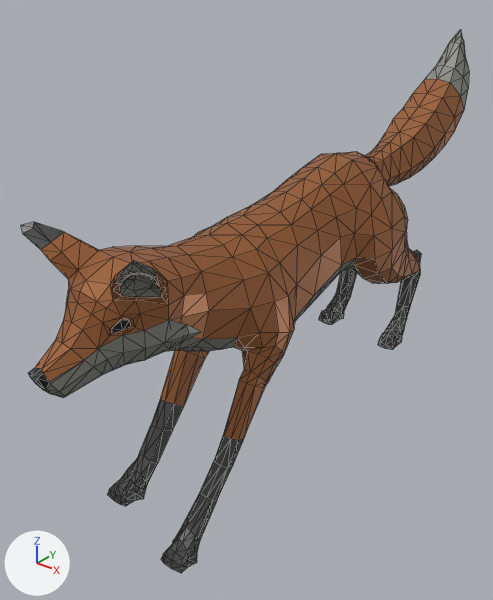
The glTF model assets/models/cc0_fox.glb as it was, and as the next commit left it.
Before and after are seen from a 50 mm camera at (2.92, -4.68, 4.7) aimed at (-0.4, -0.54, 2.14). Lighting does not change. The marker at lower left points along +X, +Y and +Z. The older version comes first. Both versions are drawn at frame 17 of the action 'AnimalArmature|Jump_ToIdle'; the numbers are the values there. Mesh edges are drawn as thin lines. Vertices at exactly the same position are counted once.

In view in the first picture: 'Fox'.
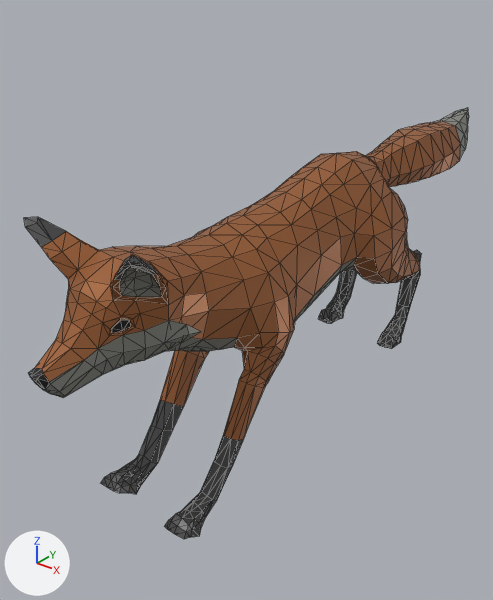
Patch to the scene script:
```diff
--- a/assets/models/cc0_fox.glb.py
+++ b/assets/models/cc0_fox.glb.py
@@ img_tex_mat_foxatlas_col @@
+img_tex_mat_foxatlas_col = load_image('Tex_Mat_FoxAtlas_Col', '_unpacked/Tex_Mat_FoxAtlas_Col', 128, 64, 'sRGB')
@@ img_tex_mat_foxatlas_orm @@
+img_tex_mat_foxatlas_orm = load_image('Tex_Mat_FoxAtlas_ORM', '_unpacked/Tex_Mat_FoxAtlas_ORM', 128, 64, 'Non-Color')
@@ mat_mat_foxatlas @@
+mat_mat_foxatlas = bpy.data.materials.new('Mat_FoxAtlas')
+# uses the picture img_tex_mat_foxatlas_col
+# uses the picture img_tex_mat_foxatlas_orm
@@ me_fox @@
 # used by ob_fox; location = (0.0, 0.0, 0.0); rotation_euler = (-1.571, 0.0, 0.0), in degrees (-90, 0, 0); scale = (100.0, 100.0, 100.0)
-me_fox.from_pydata(...)  # 926 vertices, 1848 faces; spans x -0.006..0.0053, y -0.0416..-0.0092, z -0.0287..0.0243
-me_fox.materials.append(mat_main_light)  # grey #93958d
-me_fox.materials.append(mat_black)  # black #292929
-me_fox.materials.append(mat_eyes)  # black #292929
+me_fox.from_pydata(...)  # 926 vertices, 1848 faces; spans x -0.0058..0.0053, y -0.0336..-0.0112, z -0.0287..0.0286
+# me_fox part 1: 92 of 926 vertices moved; they spanned x -0.004..0.0043, y -0.0132..-0.0092, z -0.0229..-0.0188 and now span x -0.0039..0.0042, y -0.0139..-0.0112, z -0.0228..-0.0188; mean shift (0.0, -0.0015, 0.0001); largest move (0.0033, -0.0094, -0.0229) -> (0.0032, -0.0121, -0.0223)
+# me_fox part 2: 85 of 926 vertices moved; they spanned x -0.0025..0.0025, y -0.0416..-0.0287, z 0.0078..0.0243 and now span x -0.0025..0.0025, y -0.0333..-0.0279, z 0.0078..0.0286; mean shift (0.0, 0.0034, 0.0013); largest move (0.0, -0.0416, 0.0239) -> (0.0, -0.0333, 0.0286)
+# me_fox part 3: 51 of 926 vertices moved; they spanned x -0.006..0.0046, y -0.0333..-0.0313, z -0.0256..-0.0226 and now span x -0.0058..0.0044, y -0.0336..-0.0314, z -0.0255..-0.0225; mean shift (0.0, -0.0002, 0.0001); largest move (0.0044, -0.0331, -0.0255) -> (0.0042, -0.0336, -0.0253)
+# me_fox part 4: all 878 faces that had it switch from mat_main (brown #a5673c) to mat_mat_foxatlas
+# me_fox part 5: all 568 faces that had it switch from mat_grey (dark grey #4f4f4f) to mat_mat_foxatlas
+# me_fox part 6: texture (UV) coordinates changed
+# other edits to the shape of me_fox do not show in these pictures
```

Pixel boxes [x1, y1, x2, y2] of what changed, in the pictures (493 x 600 px; the box of a moved part takes in the faces that stretch with it):
'Fox', reshaped (21% shorter)
    before: [21, 29, 469, 573]
    after: [24, 107, 469, 539]
part 1 of me_fox, moved or reshaped
    before: [107, 455, 228, 573]
    after: [101, 454, 228, 539]
part 2 of me_fox, moved or reshaped
    before: [366, 29, 469, 186]
    after: [366, 107, 469, 187]
part 3 of me_fox, moved or reshaped
    before: [21, 222, 166, 301]
    after: [24, 217, 165, 301]
part 4 of me_fox, recoloured
    before: [41, 79, 464, 289]
    after: [42, 121, 461, 289]
part 5 of me_fox, edited (looks the same)
    both: [47, 232, 421, 509]
